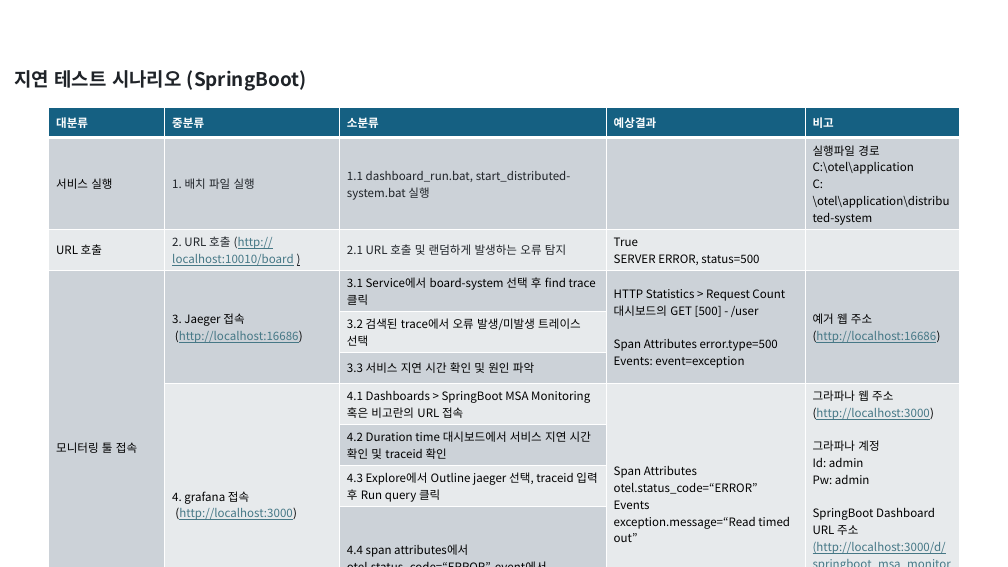
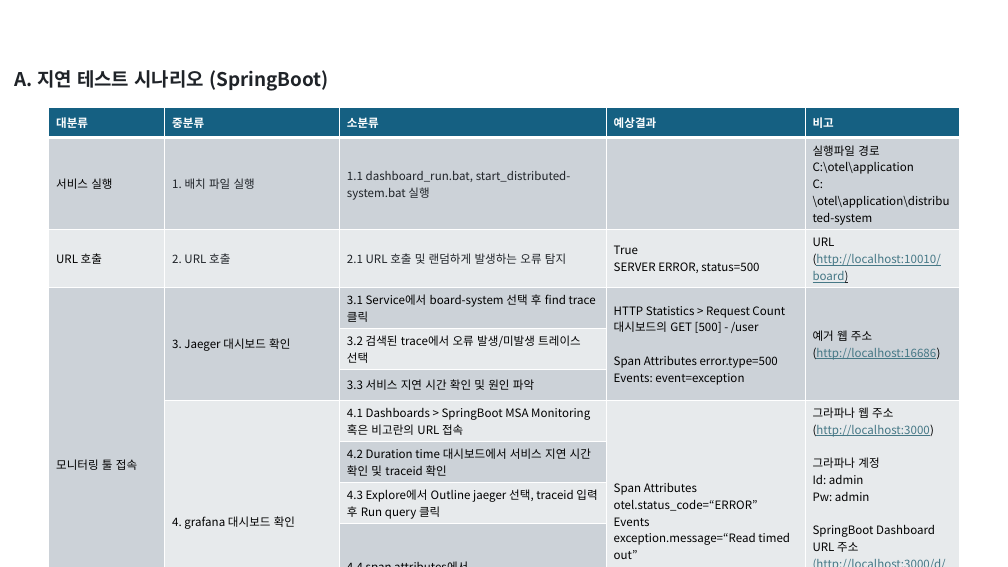
Before and after one commit to kkimsungchul/otel, a slide deck: slide 2 of otel-ppt/테스트 시나리오_v1.0.pptx. Drawn at 1008x567 pixels with LibreOffice and Linux fonts; fonts in the diff are those of the drawing. Boxes give left, top, right and bottom in pixels: in the first picture for what was removed or moved away, otherwise in the second. Text is boxed around its words. In the diff, an @@ line names an element or a change of style, - is before the commit and + after.

Commit message:
2024.07.05 - 테스트 시나리오 minor fix

```diff
--- a/otel-ppt/테스트 시나리오_v1.0.pptx
+++ b/otel-ppt/테스트 시나리오_v1.0.pptx
@@ text at [15,70,329,91]: text changed @@
-지연 테스트 시나리오 (SpringBoot)
+A. 지연 테스트 시나리오 (SpringBoot)
@@ table at [48,107,960,563] @@
-row 3, column 2: 2. URL 호출 (http://localhost:10010/board )
+row 3, column 2: 2. URL 호출
-row 3, column 5: 
+row 3, column 5: URL (http://localhost:10010/board)
-row 4, column 2: 3. Jaeger 접속 / (http://localhost:16686)
+row 4, column 2: 3. Jaeger 대시보드 확인
-row 7, column 2: 4. grafana 접속 (http://localhost:3000)
+row 7, column 2: 4. grafana 대시보드 확인
```
Also in this commit, not shown: 9 other slides changed.
